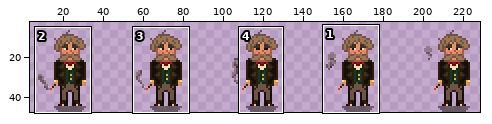
A sprite sheet gets an edit: Assets/Art/Sprites/People/Townsfolk/Ezekial_idle-Sheet.png. Above, an overview of the earlier version with the close-up marked.
Close-up. Before the commit:
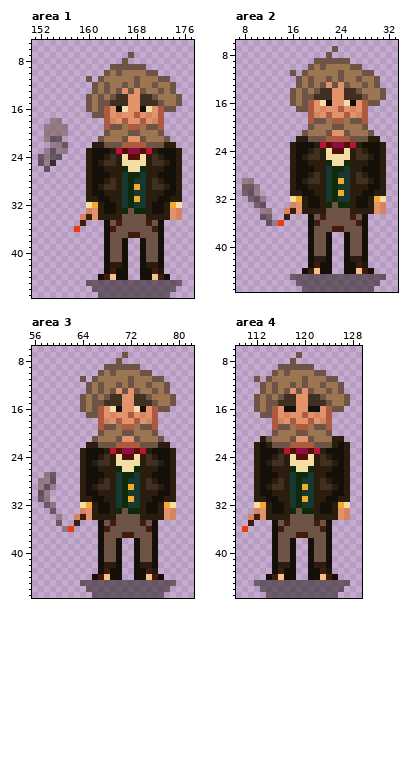
The file is 240x48 pixels. Shown: area 1: x 151..177, y 5..47; area 2: x 7..33, y 6..47; area 3: x 56..82, y 6..47; area 4: x 109..129, y 6..47. The wide view leaves out empty margins. The commit also changed other parts of the picture, which this record leaves out.
After the commit:
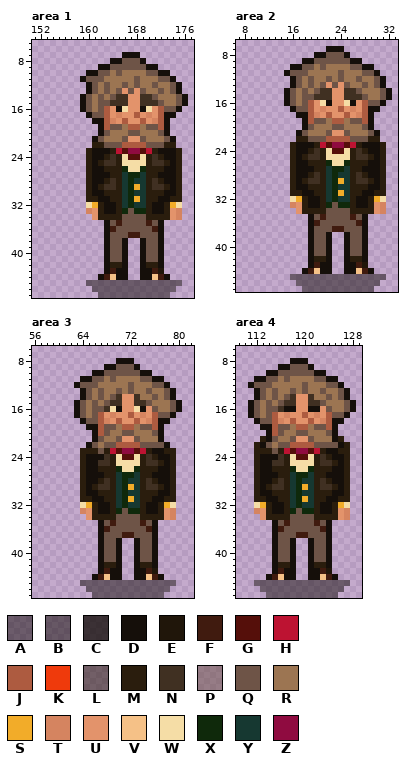
Palette (. is transparent): A #150f0a80  B #150f0a87  C #150f0ac7  D #150f0a  E #20160a  F #401b0f  G #550f0a  H #bd1332  J #ad5b40  K #ef3a0c  L #2a1d0d87  M #2a1d0d  N #403022  P #6e544787  Q #6e5447  R #9c7552  S #f2ac29  T #d58460  U #e3936b  V #f5c187  W #f5dda6  X #0f290b  Y #163831  Z #8f0b40
Edits made:
Changed rows in their new state; - is an unchanged pixel.
Area 1:
first column x 152:
 7 --------------DDD--------
 8 ------------DD-QQD-------
 9 ----------DD------DD-----
10 --------DDQ---------DD---
11 -------D-Q------------D--
12 --------D--------------D-
13 --------D--------------D-
14 -------D----------------D
15 -------D----------------D
16 -------D---------------D-
17 --------D------------DD--
18 --..-----DD----------D---
19 -....-----D----------D---
20 -....-----D----------D---
21 -...-----D------------D--
22 --...--------------------
23 -....--------------------
24 ....---------------------
25 ...----------------------
26 -.-----------------------
first column x 158:
34 -..
35 -.-
36 .--
Area 2:
first column x 15:
 7 -------DDD--------
 8 -----DD-QQD-------
 9 ---DD------DD-----
10 -DDQ---------DD---
11 D-Q------------D--
12 -D--------------D-
13 -D--------------D-
14 D----------------D
15 D----------------D
16 D---------------D-
17 -D------------DD--
18 --DD----------D---
19 ---D----------D---
20 ---D----------D---
21 --D------------D--
first column x 8:
29 ..-------
30 ...------
31 ...------
32 -...-----
33 --..-----
34 ---..--..
35 ---..--.-
36 ----...--
Area 3:
first column x 57:
 7 --------------.---------
 8 -------------DDD--------
 9 -----------DD---D-------
10 ---------DDQ-QQQQDD-----
11 -------DD-Q-Q--R-QQDD---
12 ------DQ-QR--R----RQQD--
13 -------D----RQRQR-QR--D-
14 -------DQRQRQ----RRQ-QD-
15 ------D---RQ------QR---D
16 ------D---QN-------QRRQD
17 ------DQR-----------QQD-
18 -------DQQ----------DD--
19 --------DD----------D---
20 ---------DJQ--------D---
21 ---------DQ---------D---
22 --------DQR---------QD--
23 --------MMQ----------M--
24 ----------D-------------
25 ---------D--------------
27 -..---------------------
28 ...---------------------
29 ...---------------------
30 ..----------------------
31 ..----------------------
32 -..---------------------
33 --.---------------------
34 ---.--..----------------
35 ---.--.-----------------
36 ----..------------------
Area 4:
first column x 111:
 7 --------.---------
 8 -------DDD--------
 9 -----DD---D-------
10 ---DDQ-QQQQDD-----
11 -DD-Q-Q--R-QQDD---
12 DQ-QR--R----RQQD--
13 -D----RQRQR-QR--D-
14 -DQRQRQ----RRQ-QD-
15 D---RQ------QR---D
16 D---QN-------QRRQD
17 DQR-----------QQD-
18 -DQQ----------DD--
19 --DD----------D---
20 ---DJQ--------D---
21 ---DQ---------D---
22 ---QR---------Q---
23 --MMQ----------M--
24 ----D-------------
25 ---D--------------
first column x 110:
34 -..
35 -.-
36 .--
Changed places in both close-ups, as pixel boxes (x1, y1, x2, y2):
changed: (38, 52, 188, 172)
erased: (74, 214, 92, 232)
changed: (284, 46, 392, 136)
erased: (242, 178, 296, 226)
changed: (74, 352, 182, 466)
erased: (38, 472, 86, 532)
changed: (248, 352, 356, 466)
erased: (242, 514, 260, 532)
